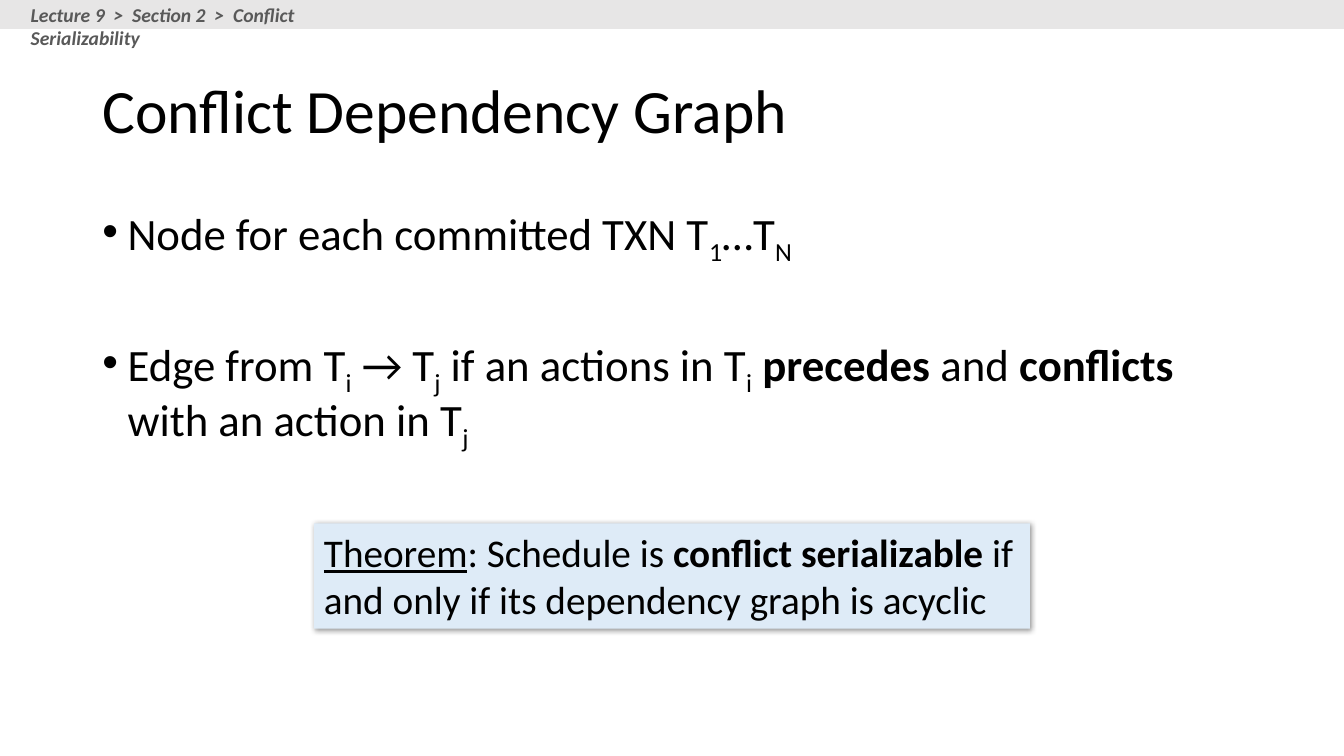
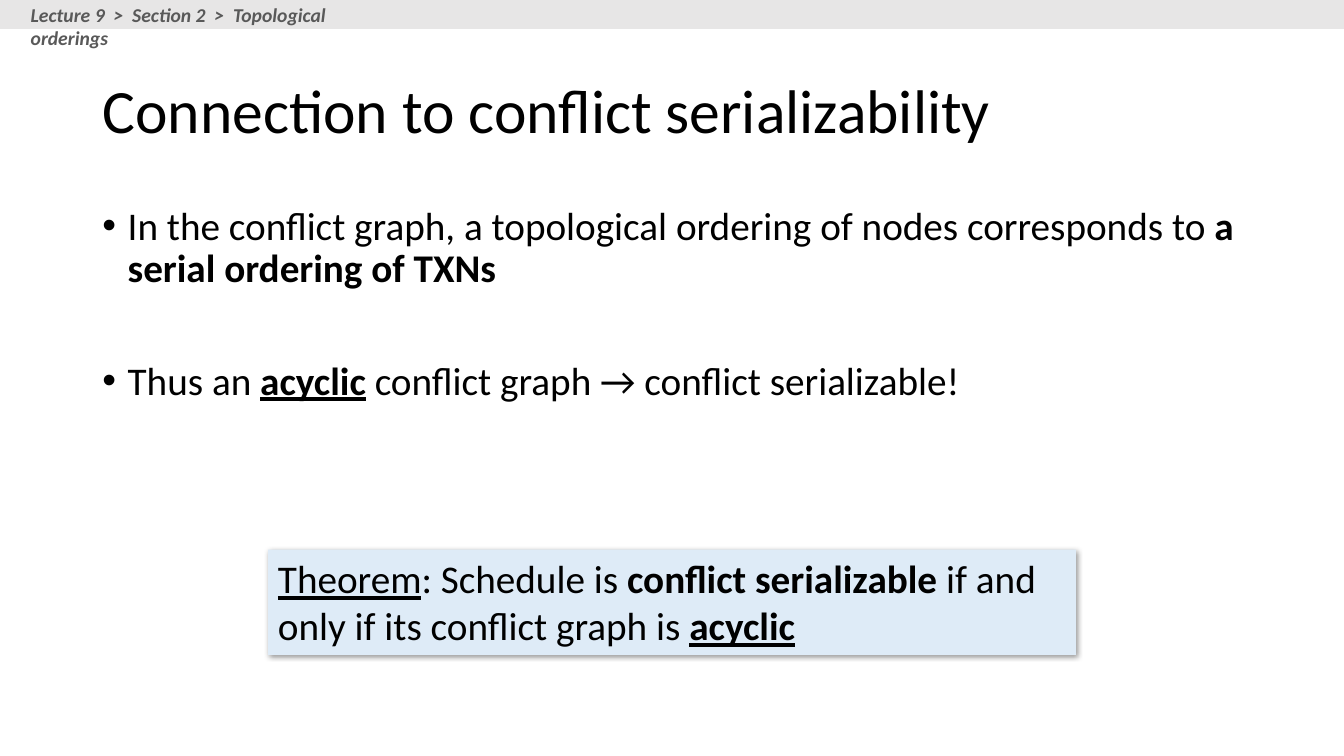
Before and after one commit to XIEQ/cs145-notebooks, a slide deck: slide 103 of lecture-8-9/Lectures_8_9_TXNs.pptx (slide 98 before the commit). Drawn at 1344x756 pixels with LibreOffice and Linux fonts; fonts in the diff are those of the drawing. Boxes give left, top, right and bottom in pixels: in the first picture for what was removed or moved away, otherwise in the second. Text is boxed around its words. In the diff, an @@ line names an element or a change of style, - is before the commit and + after.

```diff
--- a/lecture-8-9/Lectures_8_9_TXNs.pptx
+++ b/lecture-8-9/Lectures_8_9_TXNs.pptx
@@ text at (x1=31, y1=8, x2=326, y2=49): text changed @@
-Lecture 9 > Section 2 > Conflict Serializability
+Lecture 9 > Section 2 > Topological orderings
@@ title at (x1=102, y1=90, x2=990, y2=143): text changed @@
-Conflict Dependency Graph
+Connection to conflict serializability
@@ text at (x1=128, y1=212, x2=1233, y2=402): text changed; size 32 to 28 pt @@
-• Node for each committed TXN T1…TN
-• Edge from Ti → Tj if an actions in Ti precedes and conflicts with an action in Tj
+• In the conflict graph, a topological ordering of nodes corresponds to a serial ordering of TXNs
+• Thus an acyclic conflict graph → conflict serializable!
@@ rectangle "Theorem: Schedule is conflict serializable ..." resized from (x1=315, y1=523, x2=1030, y2=628) to (x1=268, y1=549, x2=1077, y2=654) @@
@@ text in rectangle at (x1=278, y1=565, x2=1036, y2=647): text changed @@
-Theorem: Schedule is conflict serializable if and only if its dependency graph is acyclic
+Theorem: Schedule is conflict serializable if and only if its conflict graph is acyclic
```
Also in this commit, not shown: 13 other slides changed, 19 slides added, 11 slides removed, 2 other files.
